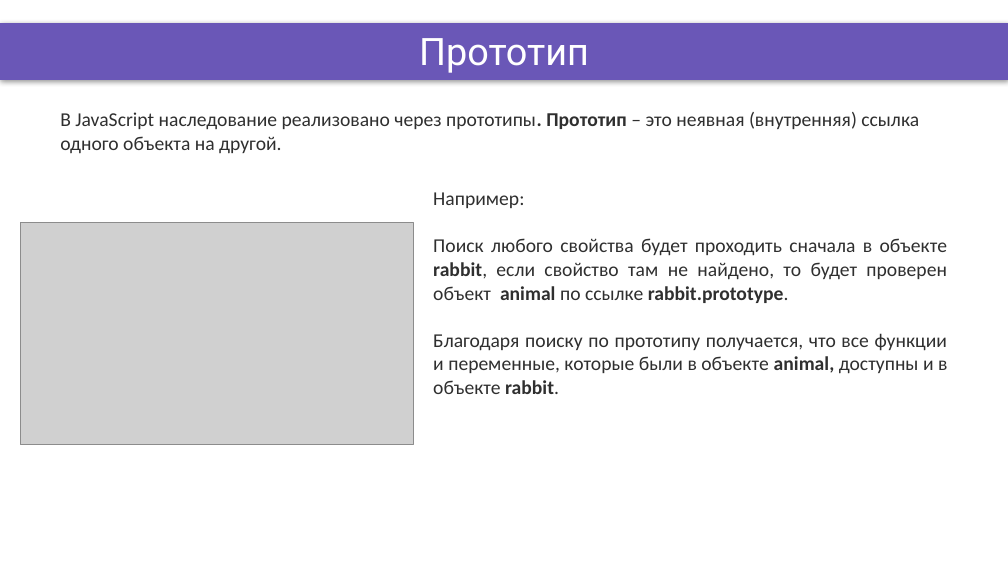
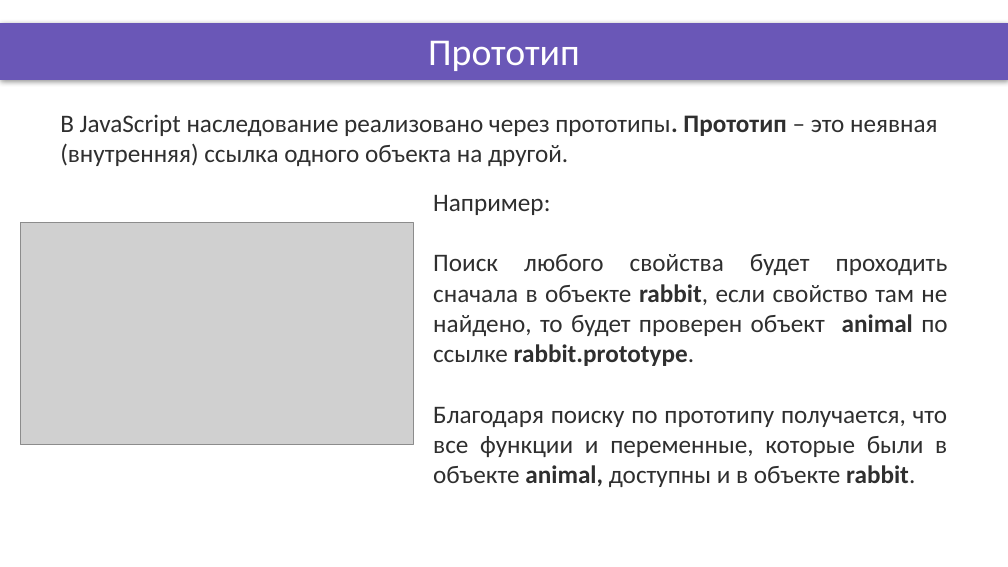
Before and after one commit to DinamickaDevelopment/Ignite-1, a slide deck: slide 6 of 001_JavaScript/002_lesson/Presentation/Closures+Scope.pptx. Drawn at 1008x567 pixels with LibreOffice and Linux fonts; fonts in the diff are those of the drawing; grey boxes stand for pictures; background and template pictures are left out. Boxes give left, top, right and bottom in pixels: in the first picture for what was removed or moved away, otherwise in the second. Text is boxed around its words. In the diff, an @@ line names an element or a change of style, - is before the commit and + after.

```diff
--- a/001_JavaScript/002_lesson/Presentation/Closures+Scope.pptx
+++ b/001_JavaScript/002_lesson/Presentation/Closures+Scope.pptx
@@ title "Прототип" at [428, 40, 580, 71]: font Roboto to Calibri @@
@@ text "В JavaScript наследование реализовано через ..." at [60, 114, 937, 166]: size 14 to 18 pt @@
@@ text "Например:" at [433, 195, 948, 487]: size 14 to 18 pt @@
```
Also in this commit, not shown: 5 other slides changed, 9 other files.
